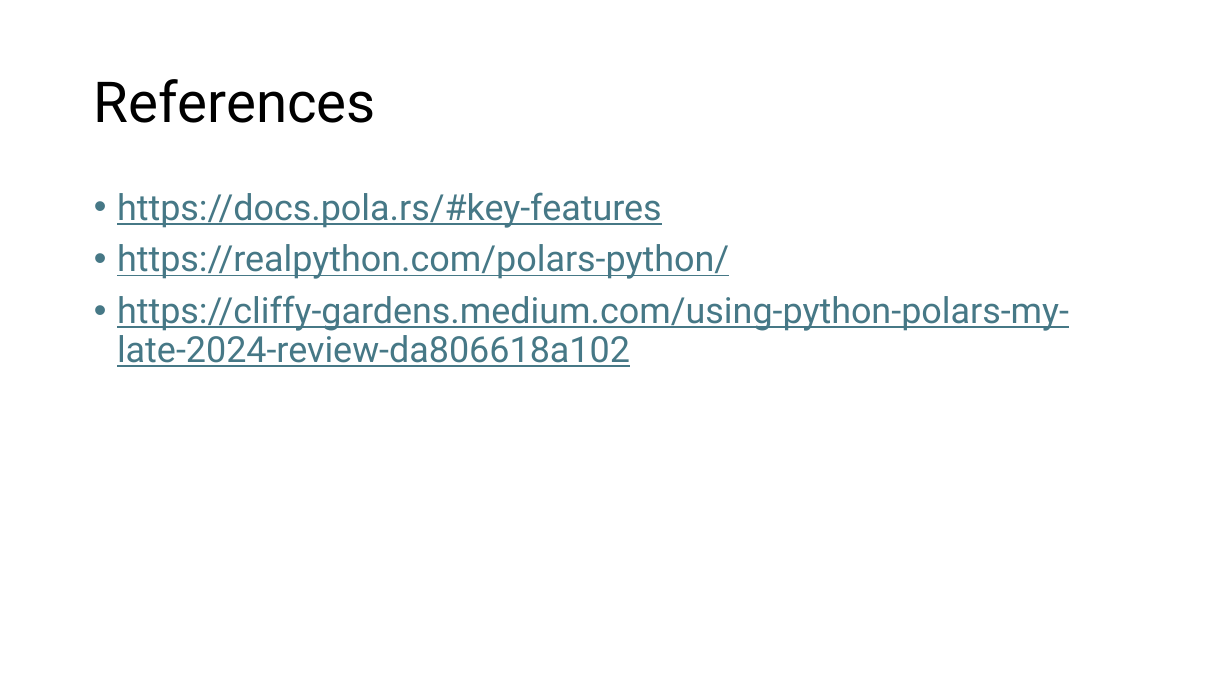
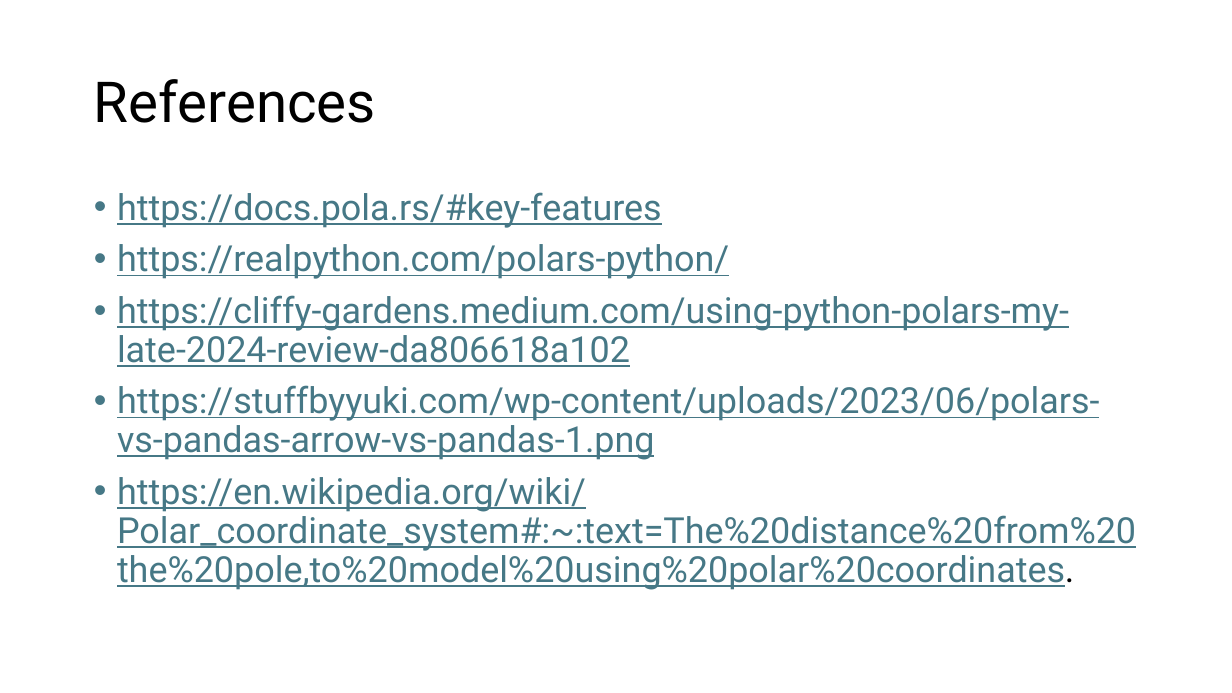
Before and after one commit to gdallvo1/OIM7502_SP25_classwork, a slide deck: slide 10 of Midterm_Polars/Polar_PythonLibrary.pptx (slide 9 before the commit). Drawn at 1232x693 pixels with LibreOffice and Linux fonts; fonts in the diff are those of the drawing. Boxes give left, top, right and bottom in pixels: in the first picture for what was removed or moved away, otherwise in the second. Text is boxed around its words. In the diff, an @@ line names an element or a change of style, - is before the commit and + after.

```diff
--- a/Midterm_Polars/Polar_PythonLibrary.pptx
+++ b/Midterm_Polars/Polar_PythonLibrary.pptx
@@ text at box(117, 385, 1136, 590): paragraphs added @@
+• https://stuffbyyuki.com/wp-content/uploads/2023/06/polars-vs-pandas-arrow-vs-pandas-1.png
+• https://en.wikipedia.org/wiki/Polar_coordinate_system#:~:text=The%20distance%20from%20the%20pole,to%20model%20using%20polar%20coordinates.
```
Also in this commit, not shown: 4 other slides changed, 3 slides added, 1 slide removed, 3 other files.
